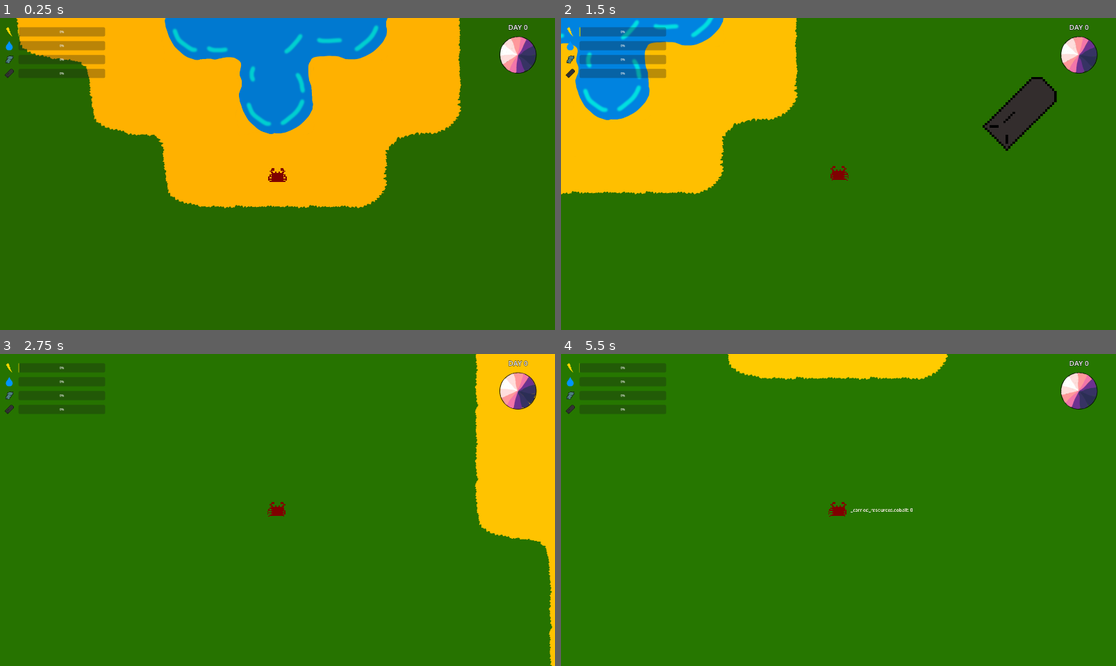
Above: before the commit, frames 1-4 (two rows, left to right).
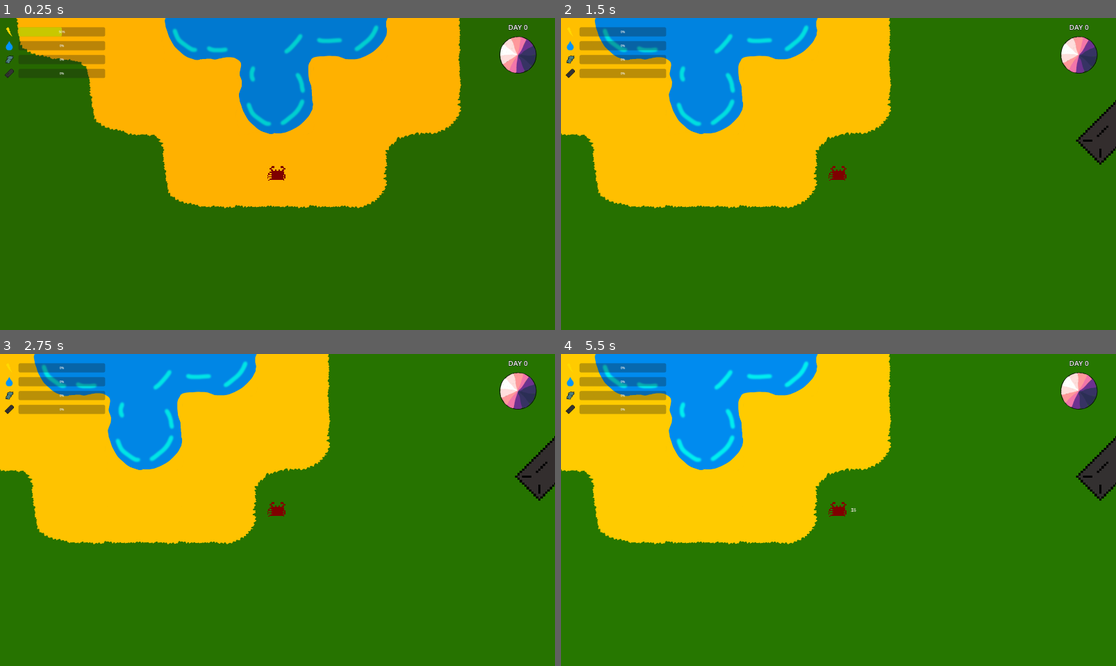
Above: after the commit, the same moments.

Repository: nporposoft/crabs-on-the-island
Game: Godot game, scene res://scenes/island_v1/island_v1.tscn
Two runs of this game, one before a commit and one after it. Both use one fixed random seed, a clock stepped at 60 frames per second and the inputs below.
Inputs:
- Up to frame 1 (0.25 s): no input
- Up to frame 2 (1.5 s): hold D (move_right) 0.53-1.28 s; hold F (harvest) 0.53-1.28 s; tap Shift (dodge) at 0.6 s; hold S (move_down) from 1.28 s (still down); tap F (harvest) at 1.35 s
- Up to frame 3 (2.75 s): tap Shift (dodge) at 1.55, 2.1 s; release S (move_down) at 2.03 s; hold D (move_right) from 2.03 s (still down); hold F (harvest) from 2.03 s (still down)
- Up to frame 4 (5.5 s): release D (move_right) at 2.78 s; release F (harvest) at 2.78 s; hold W (move_up) 2.78-3.53 s; tap F (harvest) at 2.85, 4.35 s; tap Shift (dodge) at 3.05, 3.6, 4.55, 5.1 s; hold F (harvest) 3.53-4.28 s; hold A (move_left) 3.53-5.03 s; tap F12 (debug) at 4.15 s; tap Tab (toggle_debug_stat, bound only before the commit) at 4.9 s; hold S (move_down) from 5.03 s (still down); hold F (harvest) from 5.03 s (still down)

The runs differ from the first frame. In frame 1, 0.3% of the frame differs, in the area x 3-52%, y 2-53%; in frame 2, 24%; in frame 3, 39%, in the area x 0-100%, y 0-100%; in frame 4, 32%.

Commit message:
WIP - revamp CrabStates(tm)

Diff:
--- a/crabs/Crab.gd
+++ b/crabs/Crab.gd
@@ -19,8 +19,15 @@
 
 var _direction: Util.Directions = Util.Directions.DOWN
 
-enum States { IDLE, RUNNING, DODGING, ATTACKING, REPRODUCING, OUT_OF_BATTERY }
-var _state: States = States.IDLE
+enum States {
+	RUNNING = 0,
+	DODGING = 1,
+	DODGE_COOLDOWN = 2,
+	ATTACKING = 3,
+	REPRODUCING = 4,
+	OUT_OF_BATTERY = 5
+}
+var _state: int
 
 var _current_animation: String
 var _current_flip_h: bool
@@ -55,8 +62,9 @@
 	_dodge_cooldown_timer.wait_time = dodge_cooldown_seconds
 	_dodge_cooldown_timer.one_shot = true
 	_dodge_cooldown_timer.timeout.connect(func() -> void:
-		_state = States.IDLE
+		_unset_state(States.DODGING)
 	)
+	call_deferred("add_child", _dodge_cooldown_timer)
 
 
 func init(body_resources: Dictionary, stats: Dictionary) -> void:
@@ -65,24 +73,26 @@
 
 
 func move(movementDirection: Vector2) -> void:
-	if _state in [States.REPRODUCING, States.OUT_OF_BATTERY]: return
+	if _has_any_state([States.REPRODUCING, States.OUT_OF_BATTERY, States.DODGING]): return
+	if movementDirection.length() == 0: return
 
-	_state = States.RUNNING
+	_set_state(States.RUNNING)
 	_direction = Util.get_direction_from_vector(movementDirection)
 	apply_central_force(movementDirection.normalized() * _stats.move_speed)
 
 
 func dodge() -> void:
-	if !_state in [States.IDLE, States.RUNNING] or _dodge_cooldown_timer.time_left > 0.0: return
+	if _has_any_state([States.DODGING, States.DODGE_COOLDOWN, States.OUT_OF_BATTERY, States.REPRODUCING]): return
 
-	_state = States.DODGING
+	_set_state(States.DODGING)
 	var direction: Vector2 = Util.get_vector_from_direction(_direction)
 	apply_central_impulse(direction * _stats.move_speed * dodge_speed_multiplier)
 	_modify_battery_energy(-dodge_battery_usage)
+	_dodge_cooldown_timer.start()
 
 
 func harvest() -> void:
-	if _state == States.OUT_OF_BATTERY: return
+	if _has_state(States.OUT_OF_BATTERY): return
 
 	var closestDist = 100.0
 	var pickups_in_reach = $reach_area.get_overlapping_bodies()
@@ -93,11 +103,19 @@
 		pass
 
 
+func get_mutations(num_options: int = 1) -> Array:
+	var mutations: Array
+	for _i in num_options:
+		mutations.push_back(MutationEngine.get_mutation_options(_stats))
+	return mutations
+
+
 func _process(delta: float) -> void:
-	_update_movement_state()
-	_update_animation_state()
-	_harvest_sunlight(delta)
-	_deplete_battery_from_movement(delta)
+	pass
+	#_update_movement_state()
+	#_harvest_sunlight(delta)
+	#_deplete_battery_from_movement(delta)
+	#_update_animation_from_state()
 
 
 func _harvest_sunlight(delta: float) -> void:
@@ -108,7 +126,7 @@
 
 
 func _deplete_battery_from_movement(delta: float) -> void:
-	if _state != States.RUNNING: return
+	if !_has_state(States.RUNNING): return
 
 	var lost_energy: float = move_battery_usage * delta
 	_modify_battery_energy(-lost_energy)
@@ -116,37 +134,58 @@
 
 func _modify_battery_energy(value: float) -> void:
 	_carried_resources.battery_energy = clampf(_carried_resources.battery_energy + value, 0, _stats.battery_capacity)
-	if _state == States.OUT_OF_BATTERY && _carried_resources.battery_energy > 0:
-		_state = States.IDLE
+	if _has_state(States.OUT_OF_BATTERY) && _carried_resources.battery_energy > 0:
+		_unset_state(States.OUT_OF_BATTERY)
 	elif _carried_resources.battery_energy == 0:
-		_state = States.OUT_OF_BATTERY
+		_set_state(States.OUT_OF_BATTERY)
 	battery_charge_changed.emit()
 
 
 func _update_movement_state() -> void:
-	if _state in [States.OUT_OF_BATTERY]: return
+	if _has_any_state([States.OUT_OF_BATTERY, States.DODGING]): return
 
 	if linear_velocity.length() < movementThreshold:
-		_state = States.IDLE
+		_unset_state(States.RUNNING)
 
 
-func _update_animation_state() -> void:
+func _update_animation_from_state() -> void:
 	var animation: String
 	var flip_h: bool
 
-	match _state:
-		States.IDLE:
-			animation = "idle"
-		States.RUNNING:
-			animation = "move"
-		States.OUT_OF_BATTERY:
-			animation = "sleep"
-		States.DODGING:
-			animation = "dodge"
-			if _direction in Util.LeftDirections: flip_h = true
+	if _direction in Util.LeftDirections: flip_h = true
+
+	if _has_state(States.OUT_OF_BATTERY):
+		animation = "sleep"
+	elif _has_state(States.DODGING):
+		animation = "dodge"
+	elif _has_state(States.RUNNING):
+		animation = "move"
+	else:
+		animation = "idle"
 
 	if animation != _current_animation || flip_h != _current_flip_h:
 		_current_animation = animation
 		_current_flip_h = flip_h
 		$AnimatedSprite2D.play(_current_animation)
 		$AnimatedSprite2D.flip_h = _current_flip_h
+
+
+func _has_state(state: States) -> bool:
+	var mask: int = 1 << state
+	return _state & mask
+
+
+func _has_any_state(states: Array[States]) -> bool:
+	for state: States in states:
+		if _has_state(state): return true
+	return false
+
+
+func _set_state(state: States) -> void:
+	var mask: int = 1 << state
+	_state = _state | mask
+
+
+func _unset_state(state: States) -> void:
+	var mask: int = 1 << state
+	_state = _state & ~mask
--- a/crabs/CrabStatsDebug.gd
+++ b/crabs/CrabStatsDebug.gd
@@ -2,40 +2,19 @@
 
 var _crab: Crab
 
-var _available_properties: Array
-var _current_stat_index: int
-
 func _ready() -> void:
 	_crab = get_parent()
-	for property in _crab._carried_resources.keys():
-		_available_properties.push_back(["_carried_resources",property])
-	for property in _crab._stats.keys():
-		_available_properties.push_back(["_stats",property])
-	_available_properties.push_back(["_state"])
-	_available_properties.push_back(["_direction"])
 
 func _process(_delta: float) -> void:
 	if !Debug.enabled:
 		text = ""
 		return
 
-	if Input.is_action_just_pressed("toggle_debug_stat"):
-		_current_stat_index = (_current_stat_index + 1) % _available_properties.size()
+	text = str(_crab._state)
 
-	var stat: Array = _available_properties[_current_stat_index]
-	var value = _get_stat(stat)
-	text = value[0] + ": " + value[1]
+	#var msg: String
+	#for state: Crab.States in Crab.States.values():
+		#if _crab._has_state(state):
+			#msg += Crab.States.keys()[state] + " "
 
-# Returns array of [name, value]
-func _get_stat(path: Array) -> Array:
-	var stat_value: String
-	var stat_name: String
-
-	if path.size() == 1:
-		stat_name = path[0]
-		stat_value = str(_crab[path[0]])
-	else:
-		stat_name = path[0] + "." + path[1]
-		stat_value = str(_crab[path[0]][path[1]])
-
-	return [stat_name, stat_value]
+	#text = msg
--- a/project.godot
+++ b/project.godot
@@ -74,11 +74,6 @@
 "events": [Object(InputEventKey,"resource_local_to_scene":false,"resource_name":"","device":-1,"window_id":0,"alt_press …(195 unchanged characters)…
 ]
 }
-toggle_debug_stat={
-"deadzone": 0.5,
-"events": [Object(InputEventKey,"resource_local_to_scene":false,"resource_name":"","device":-1,"window_id":0,"alt_pressed":false,"shift_pressed":false,"ctrl_pressed":false,"meta_pressed":false,"pressed":false,"keycode":0,"physical_keycode":4194306,"key_label":0,"unicode":0,"location":0,"echo":false,"script":null)
-]
-}
 
 [rendering]
 
--- a/scenes/island_v1/island_v1.tscn
+++ b/scenes/island_v1/island_v1.tscn
@@ -118,11 +118,11 @@
 
 [node name="Crab" parent="Player" instance=ExtResource("3_s85qb")]
 position = Vector2(-219, -1009)
-move_battery_usage = null
-dodge_battery_usage = null
-harvest_battery_usage = null
-dodge_cooldown_seconds = null
-dodge_speed_multiplier = null
+move_battery_usage = 0.1
+dodge_battery_usage = 0.5
+harvest_battery_usage = 0.1
+dodge_cooldown_seconds = 1.67
+dodge_speed_multiplier = 1.0
 
 [node name="resource" parent="." instance=ExtResource("6_2lyxb")]
 position = Vector2(1668, -914)
Not shown: 1 places in scenes/island_v1/island_v1.tscn that only renumber resources
Not shown, added: test.rb
